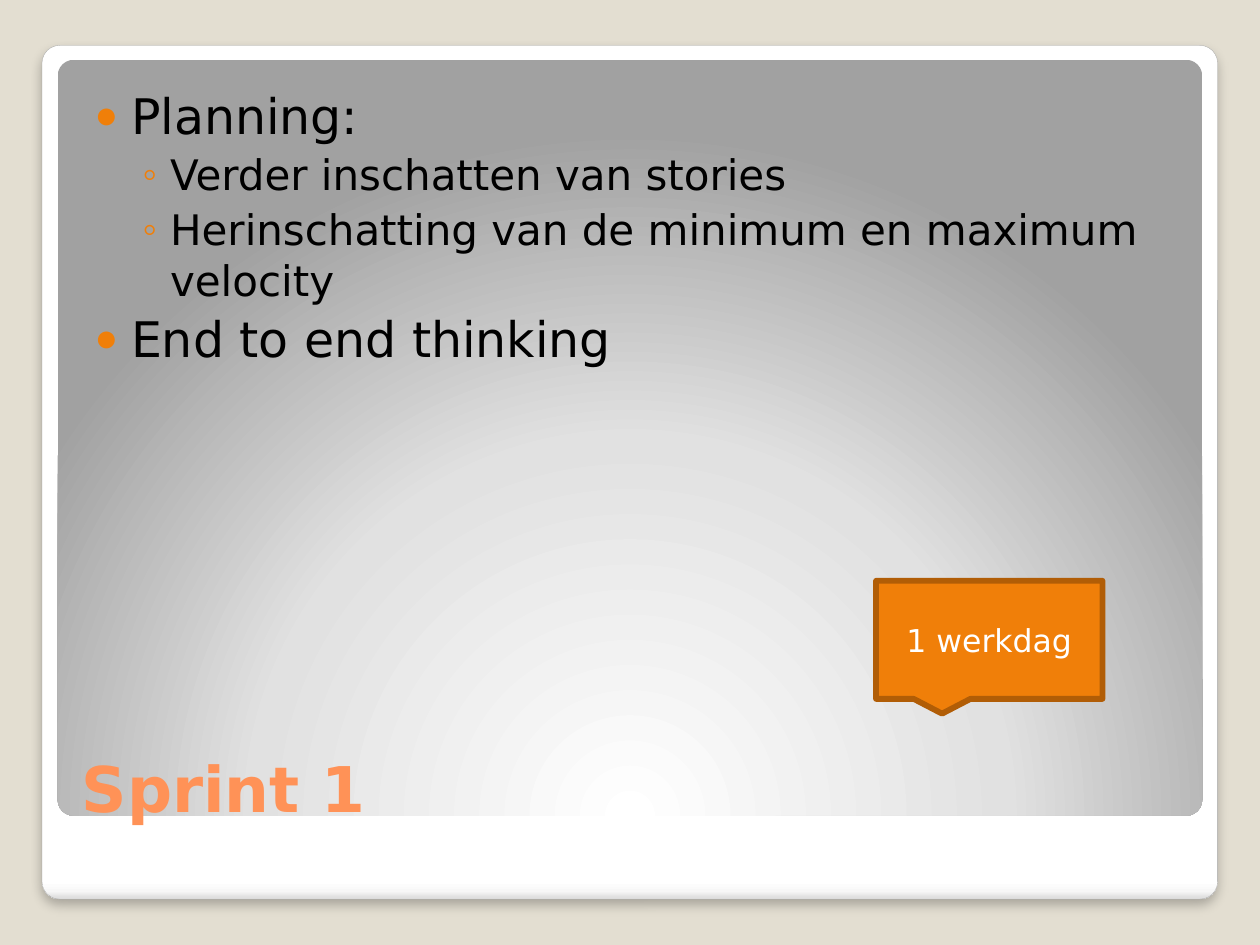
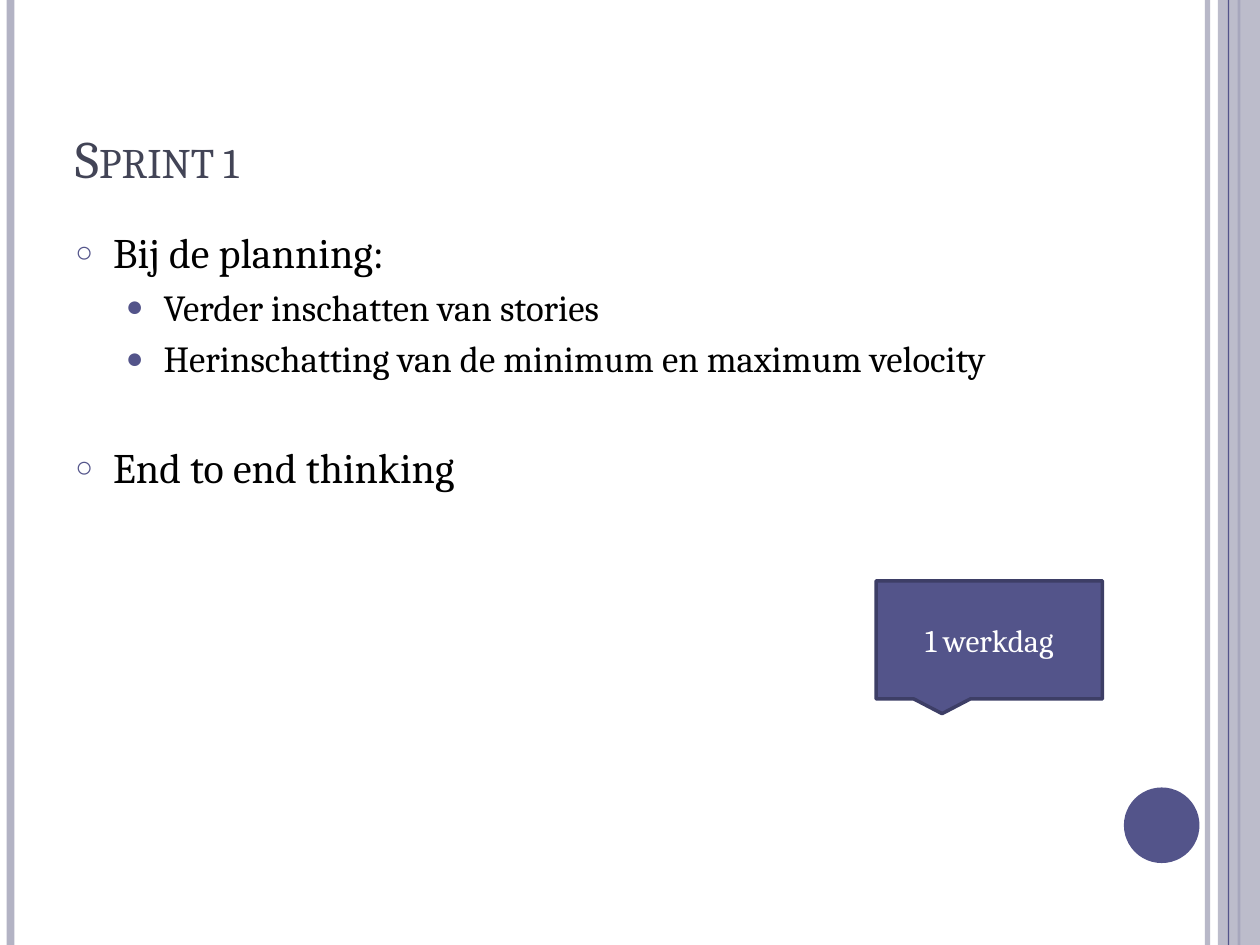
Before and after one commit to michelgrootjans/dkvlessonslearned, a slide deck: slide 18 of slides/Management Session/Lessons Learned.pptx (slide 9 before the commit). Drawn at 1260x945 pixels with LibreOffice and Linux fonts; fonts in the diff are those of the drawing. Boxes give left, top, right and bottom in pixels: in the first picture for what was removed or moved away, otherwise in the second. Text is boxed around its words. In the diff, an @@ line names an element or a change of style, - is before the commit and + after.

```diff
--- a/slides/Management Session/Lessons Learned.pptx
+++ b/slides/Management Session/Lessons Learned.pptx
@@ background #E3DED1 to #FFFFFF @@
@@ line added from (10, 0) to (10, 945), #B3B4C4 4.5 pt @@
@@ line added from (1207, 0) to (1207, 945), #B3B4C4 3 pt @@
@@ rectangle added at bbox=[1218, 0, 1260, 945], fill #B3B4C4 at 87% opacity @@
@@ line added from (1228, 0) to (1228, 945), #53548A 0.75 pt @@
@@ line added from (1239, 0) to (1239, 945), #53548A 1.5 pt @@
@@ rounded rectangle removed at bbox=[42, 45, 1217, 900] @@
@@ rounded rectangle removed at bbox=[58, 59, 1202, 815] @@
@@ title "Sprint 1": place and size @@
-title "Sprint 1" at bbox=[82, 764, 366, 825]
+title "Sprint 1" at bbox=[223, 150, 238, 178]
@@ title "Sprint 1" at bbox=[223, 150, 238, 178]: size 36 to 30 pt, font DejaVu Sans to Cambria, text colour #FF9258 to #424456, bold off, small capitals on @@
@@ text "Bij de planning:": place and size @@
-text "Bij de planning:" at bbox=[131, 96, 1138, 367]
+text "Bij de planning:" at bbox=[113, 239, 986, 493]
@@ text at bbox=[113, 239, 384, 278]: text changed; size 28 to 24 pt; font DejaVu Sans to Cambria @@
-● Planning:
+○ Bij de planning:
@@ text at bbox=[113, 295, 986, 493]: size 24 to 21 pt in "Verder inschatten van stories", "Herinschatting van de minimum en maximum velocity"; font DejaVu Sans to Cambria in "Verder inschatten van stories", "Herinschatting van de minimum en maximum velocity", "End to end thinking"; size 28 to 24 pt in "End to end thinking"; bullet ◦ to ●; more space between paragraphs; bullet colour #F07F09 to #53548A; bullet ● to ○ @@
@@ speech box "1 werkdag" at bbox=[876, 581, 1102, 699]: font DejaVu Sans to Cambria; fill #F07F09 to #53548A; outline #B25E07 3.35 pt to #3D3E66 2 pt @@
@@ ellipse added at bbox=[1124, 788, 1200, 863], fill #53548A @@
```
Also in this commit, not shown: 32 other slides changed, 18 slides added, 4 slides removed.
